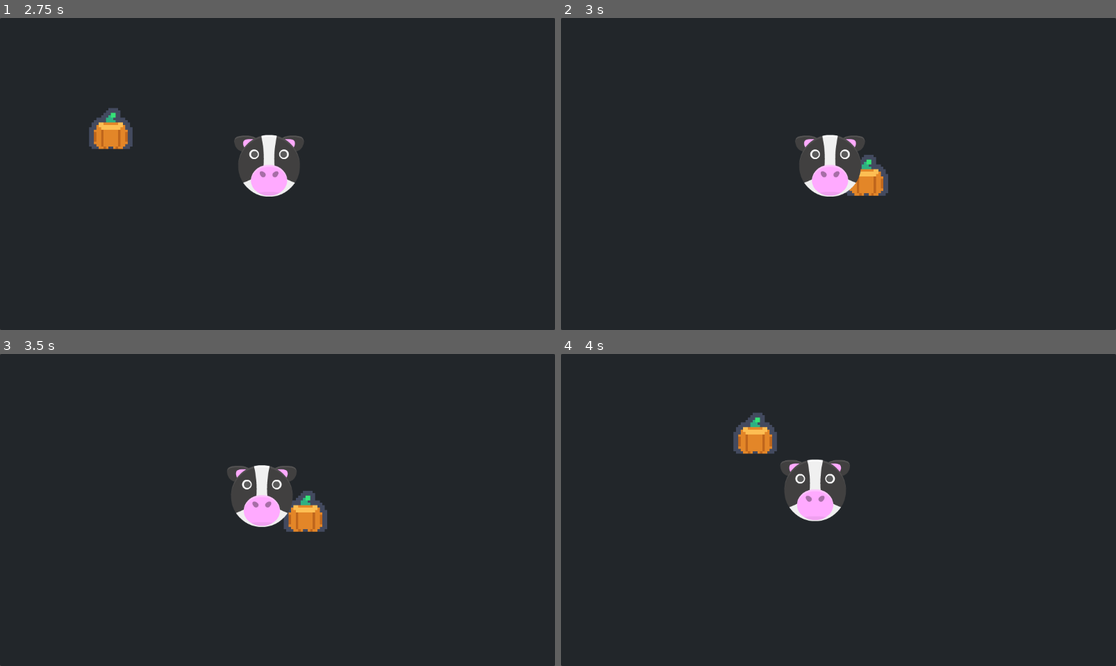
Above: before the commit, frames 1-4 (two rows, left to right).
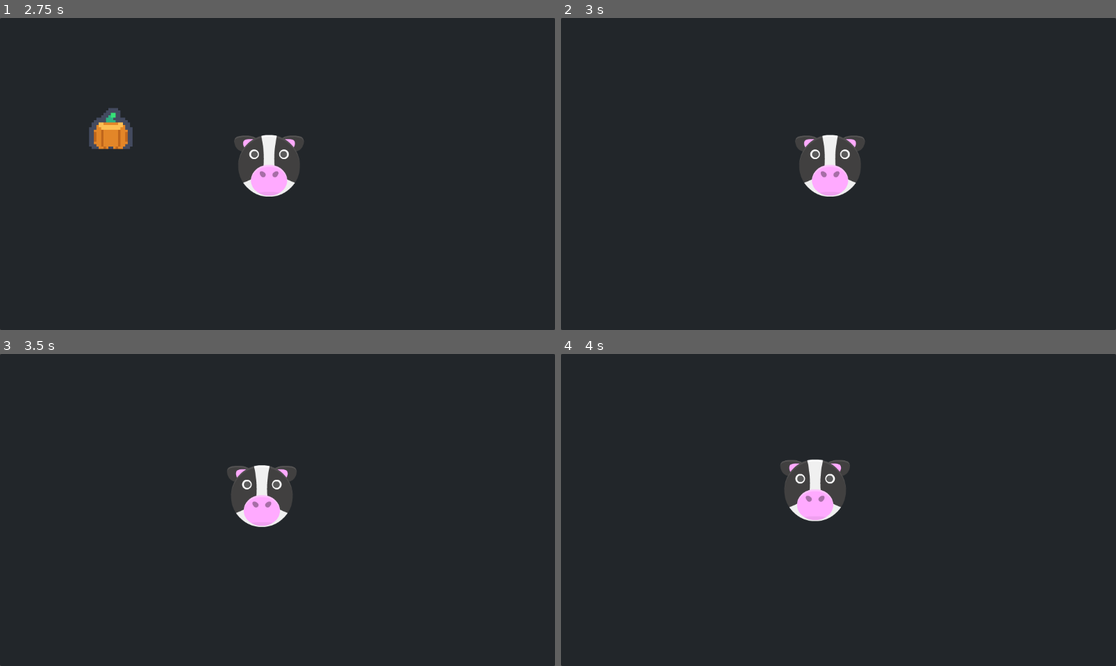
Above: after the commit, the same moments.

Repository: goessm/magic-poop
Game: Godot game, scene res://poop_game.tscn
Same seed, same stepped clock (60 frames per second), same inputs: the game is played once before the commit and once after it. This scene is started directly instead of the project's main scene.
Inputs (mouse positions are in pixels of both pictures, inside the frame that each line leads up to):
- Up to frame 1 (2.75 s): tap Enter at 0.5 s; move the mouse to (249, 236) at 0.52 s; move the mouse to (444, 220) at 1.27 s; move the mouse to (111, 127) at 2.02 s
- Up to frame 2 (3 s): tap Space at 2.75 s; move the mouse to (866, 174) at 2.77 s
- Up to frame 3 (3.5 s): no input
- Up to frame 4 (4 s): move the mouse to (755, 432) at 3.52 s

Frame 1 is identical in both runs. In frame 2, 0.6% of the frame differs, in the area x 51-59%, y 43-58%; in frame 3, 0.8%; in frame 4, 0.8%, in the area x 31-39%, y 18-33%.

Commit message:
feed the cow

Diff:
--- a/FarmScene/Animals/Cow/FeedArea.gd
+++ b/FarmScene/Animals/Cow/FeedArea.gd
@@ -4,4 +4,8 @@
 	if area.is_in_group(Groups.Food):
 		var food = area.get_parent()
 		if food is FoodItem:
-			pass
+			eat_food(food)
+
+func eat_food(food: FoodItem):
+	print("I ate a " + str(food.type))
+	food.get_eaten()
